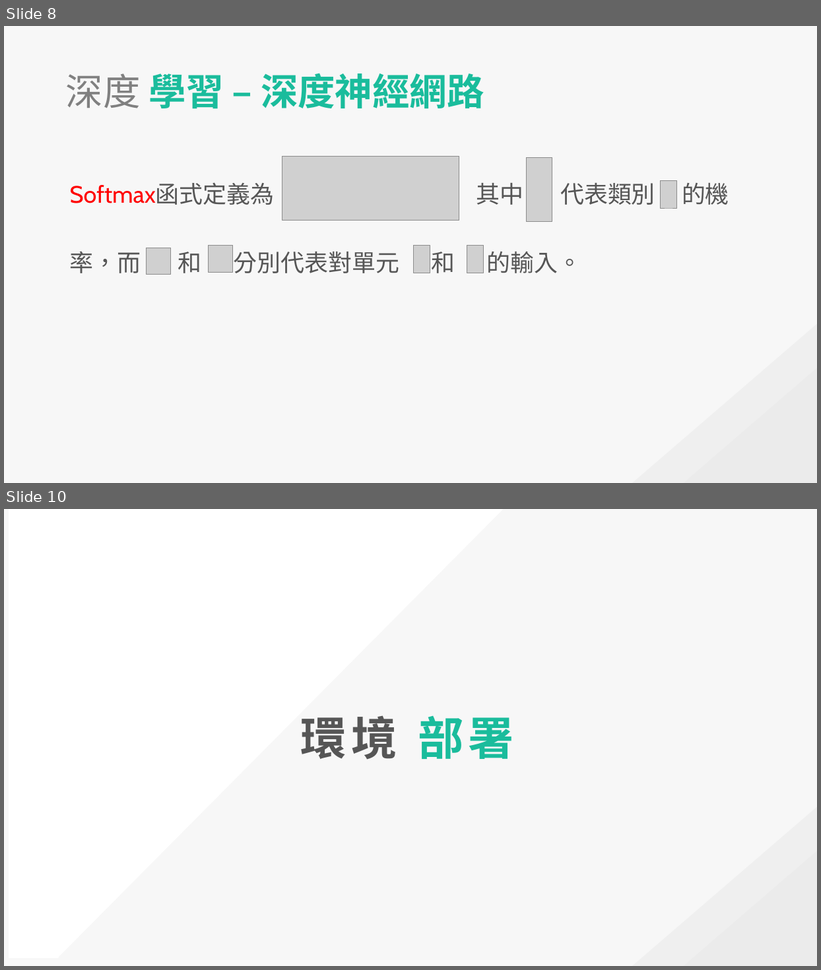
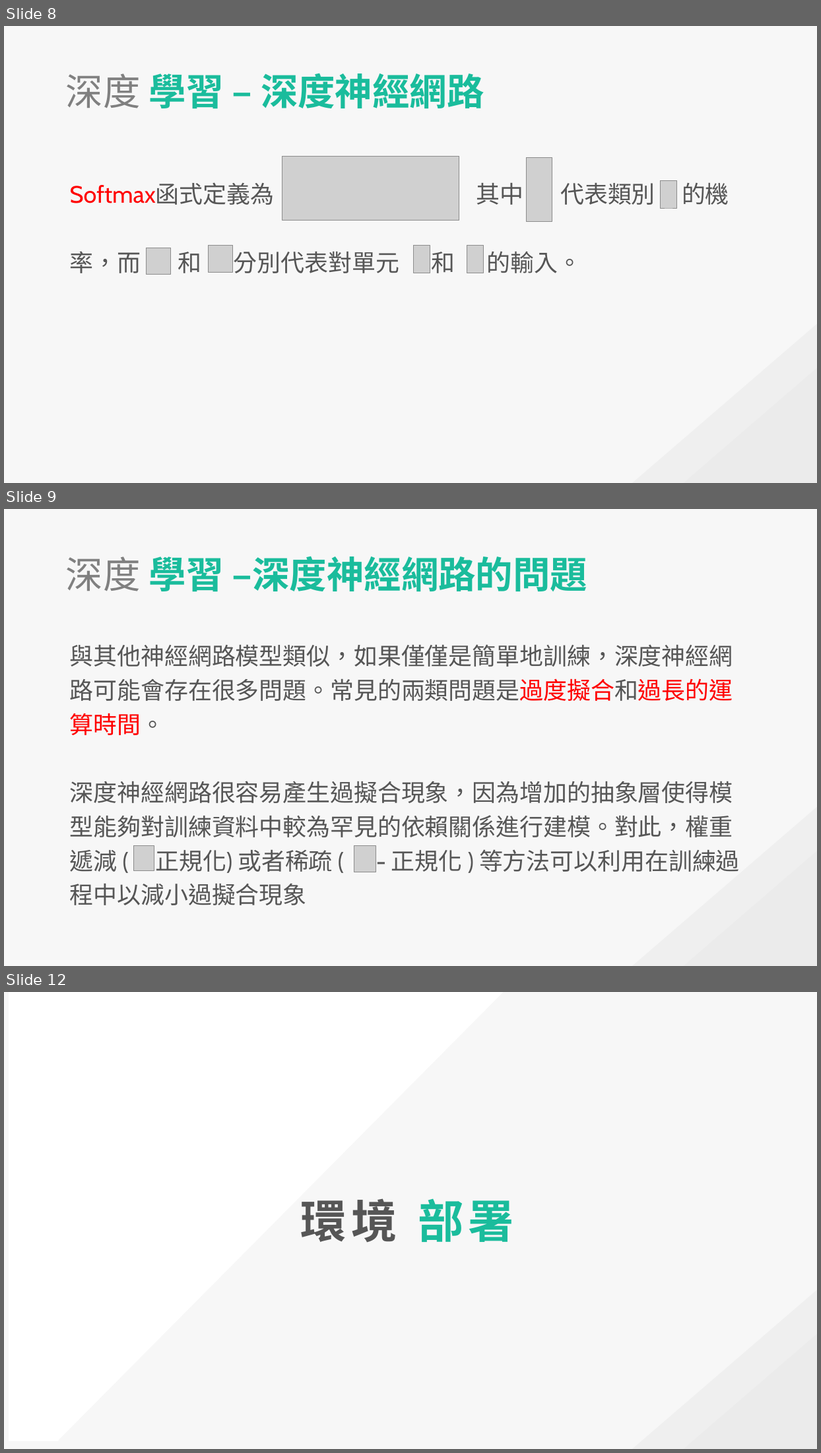
Before and after one commit to explooosion/deep-learn-example, a slide deck: DeepLearn_20181023.pptx. Shown one above the other, each under a label of ours: slides 8 and 10 before the commit, slides 8, 9 and 12 after it; the slides between them are not shown. The pictures are 821x970 and 821x1453 pixels, drawn with LibreOffice and Linux fonts; fonts in the diff are those of the drawing; grey boxes stand for pictures. Boxes give left, top, right and bottom in pixels: in the first picture for what was removed or moved away, otherwise in the second. Text is boxed around its words. In the diff, an @@ line names an element or a change of style, - is before the commit and + after.

```diff
--- a/DeepLearn_20181023.pptx
+++ b/DeepLearn_20181023.pptx
@@ slide 9 added at <box>4,509,817,966</box>, background #F7F7F7; not listed: 2 template elements that a slide beside it also shows @@
@@ text added at <box>66,556,587,592</box>, 44 pt, text #1ABC9C, bold @@
+深度 學習 –深度神經網路的問題
@@ text added at <box>70,644,740,906</box>, 28 pt, text #565656 @@
+與其他神經網路模型類似，如果僅僅是簡單地訓練，深度神經網路可能會存在很多問題。常見的兩類問題是過度擬合和過長的運算時間。
+深度神經網路很容易產生過擬合現象，因為增加的抽象層使得模型能夠對訓練資料中較為罕見的依賴關係進行建模。對此，權重遞減 ( 正規化) 或者稀疏 ( - 正規化 ) 等方法可以利用在訓練過程中以減小過擬合現象
@@ picture added at <box>134,846,154,871</box> @@
@@ picture added at <box>354,846,376,873</box> @@
@@ what was slide 10 is now slide 12 @@
```
Also in this commit, not shown: 1 slide changed, 2 other slides added, 1 slide removed, 5 other files.
